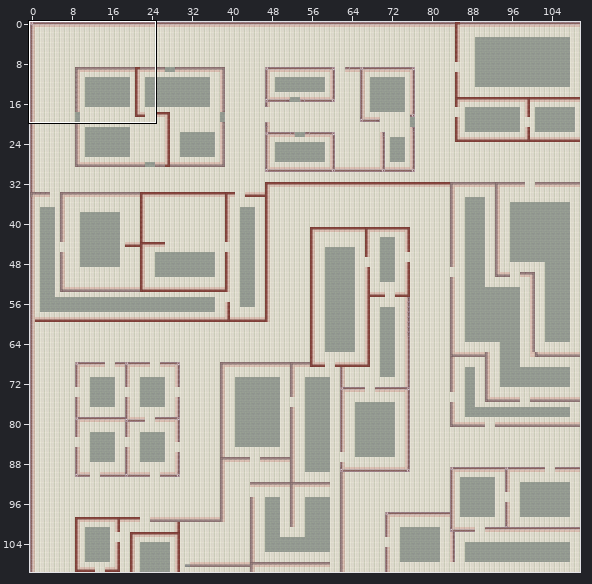
Tiled map -- data/map/area02.tmx. The picture above shows the old version from afar; the outline marks the close-up.
Close-up. Before:
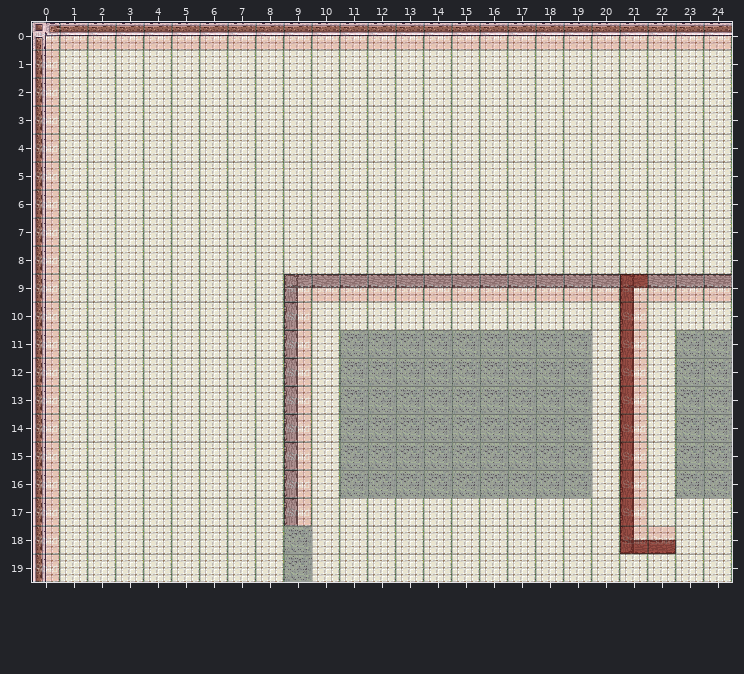
Cells are 32x32 px. Shown: x 0..24, y 0..19. The commit also changed other parts of the map, which this record leaves out. Tiles whose own drawing changed are shown in their newer look in all pictures.
The result:
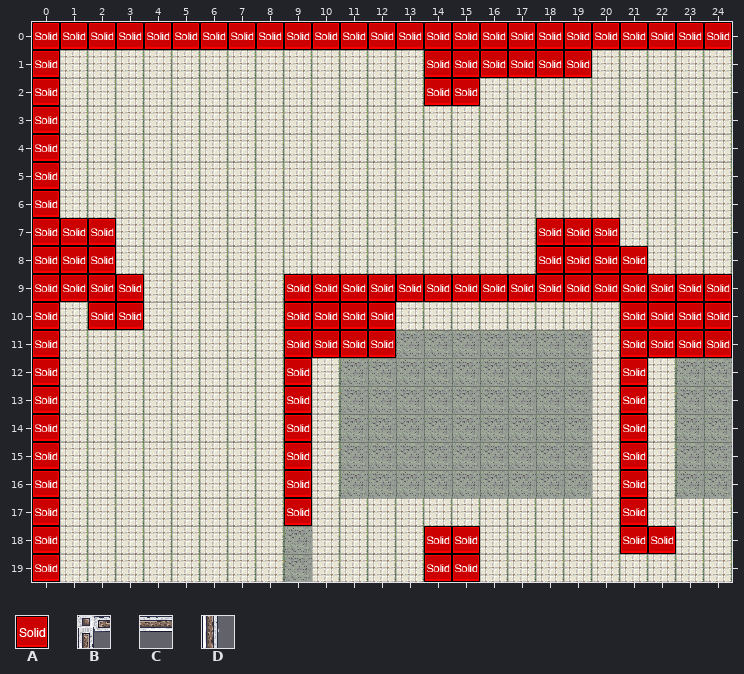
Key: from "metatiles32x32": A 0 "solid"; from "textures": B 66, C 67, D 76.
_ is an empty cell, # one hidden under a higher layer.
Tiles replaced or removed in this view: B, C, D.
Edits made:
Changed rows in their new state; . is an unchanged cell.
layer "collision" opacity 14% -> 100%
Layer "wall":
first column x 0:
 0 #########################
 1 #........................
 2 #........................
 3 #........................
 4 #........................
 5 #........................
 6 #........................
 7 #........................
 8 #........................
 9 #........................
10 #........................
11 #........................
12 #........................
13 #........................
14 #........................
15 #........................
16 #........................
17 #........................
18 #........................
19 #........................
Layer "collision":
first column x 14:
 1 AAAAAA
 2 AA....
first column x 1:
 7 AA...............AAA....
 8 AA...............AAAA...
 9 AAA.....................
10 .AA......AAA.........AAA
11 .........AAA.........AAA
first column x 14:
18 AA
19 AA
